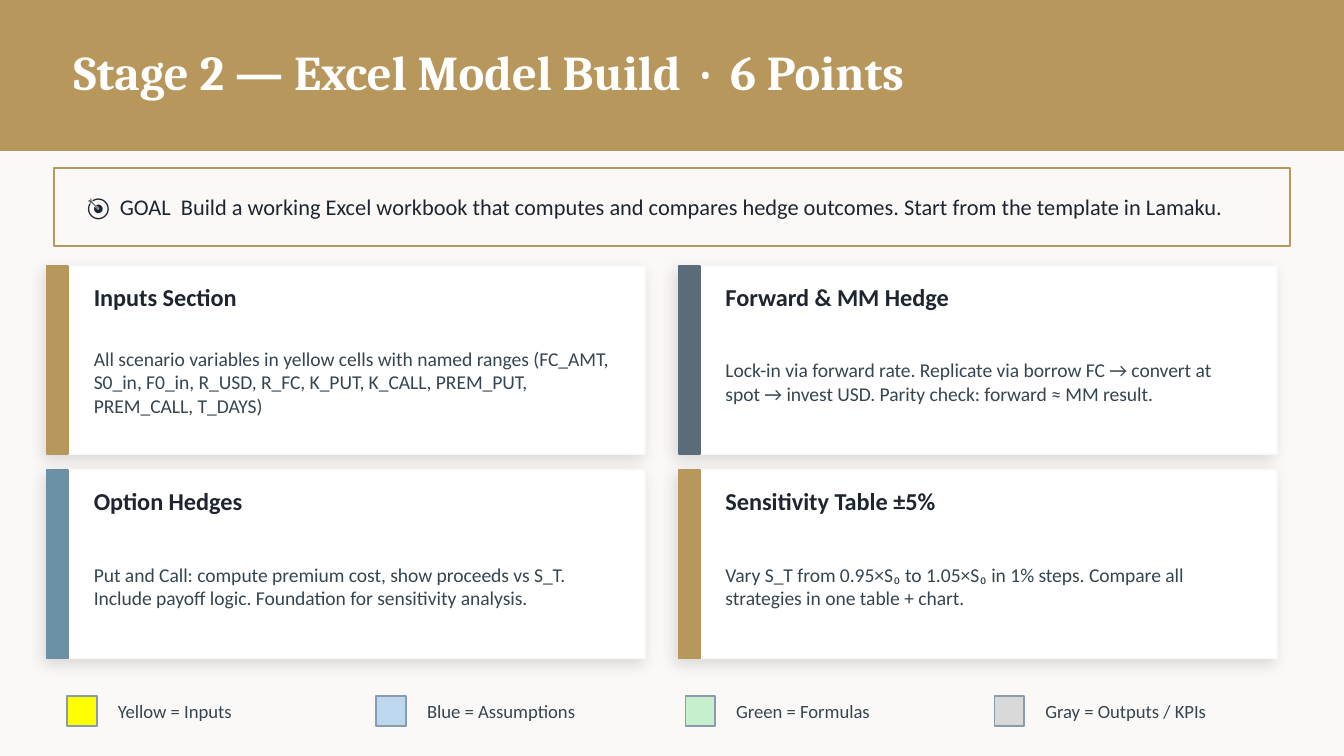
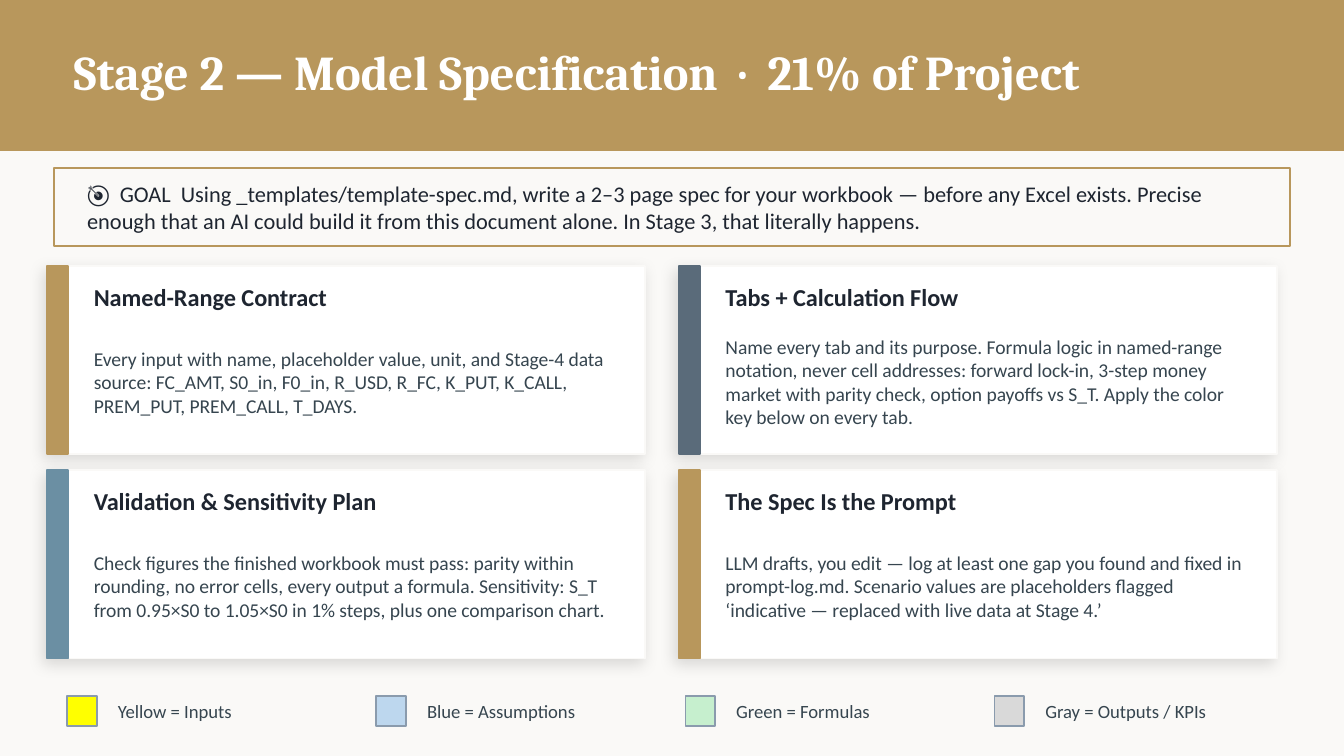
Before and after one commit to adamwstauffer/shidler, a slide deck: slide 6 of courses/International-Finance-And-Securities/projects/fx-hedging/FX-Hedging-Project.pptx (slide 5 before the commit). Drawn at 1344x756 pixels with LibreOffice and Linux fonts; fonts in the diff are those of the drawing. Boxes give left, top, right and bottom in pixels: in the first picture for what was removed or moved away, otherwise in the second. Text is boxed around its words. In the diff, an @@ line names an element or a change of style, - is before the commit and + after.

```diff
--- a/courses/International-Finance-And-Securities/projects/fx-hedging/FX-Hedging-Project.pptx
+++ b/courses/International-Finance-And-Securities/projects/fx-hedging/FX-Hedging-Project.pptx
@@ text at <box>74,55,1080,100</box>: text changed @@
-Stage 2 — Excel Model Build · 6 Points
+Stage 2 — Model Specification · 21% of Project
@@ text at <box>87,186,1202,233</box>: text changed @@
-🎯 GOAL Build a working Excel workbook that computes and compares hedge outcomes. Start from the template in Lamaku.
+🎯 GOAL Using _templates/template-spec.md, write a 2–3 page spec for your workbook — before any Excel exists. Precise enough that an AI could build it from this document alone. In Stage 3, that literally happens.
@@ text at <box>94,289,326,310</box>: text changed @@
-Inputs Section
+Named-Range Contract
@@ text at <box>725,289,958,306</box>: text changed @@
-Forward & MM Hedge
+Tabs + Calculation Flow
@@ text at <box>94,352,604,416</box>: text changed @@
-All scenario variables in yellow cells with named ranges (FC_AMT, S0_in, F0_in, R_USD, R_FC, K_PUT, K_CALL, PREM_PUT, PREM_CALL, T_DAYS)
+Every input with name, placeholder value, unit, and Stage-4 data source: FC_AMT, S0_in, F0_in, R_USD, R_FC, K_PUT, K_CALL, PREM_PUT, PREM_CALL, T_DAYS.
@@ text at <box>725,340,1224,427</box>: text changed @@
-Lock-in via forward rate. Replicate via borrow FC → convert at spot → invest USD. Parity check: forward ≈ MM result.
+Name every tab and its purpose. Formula logic in named-range notation, never cell addresses: forward lock-in, 3-step money market with parity check, option payoffs vs S_T. Apply the color key below on every tab.
@@ text at <box>94,493,377,514</box>: text changed @@
-Option Hedges
+Validation & Sensitivity Plan
@@ text at <box>725,493,956,514</box>: text changed @@
-Sensitivity Table ±5%
+The Spec Is the Prompt
@@ text at <box>94,556,605,620</box>: text changed @@
-Put and Call: compute premium cost, show proceeds vs S_T. Include payoff logic. Foundation for sensitivity analysis.
+Check figures the finished workbook must pass: parity within rounding, no error cells, every output a formula. Sensitivity: S_T from 0.95×S0 to 1.05×S0 in 1% steps, plus one comparison chart.
@@ text at <box>725,556,1242,621</box>: text changed @@
-Vary S_T from 0.95×S₀ to 1.05×S₀ in 1% steps. Compare all strategies in one table + chart.
+LLM drafts, you edit — log at least one gap you found and fixed in prompt-log.md. Scenario values are placeholders flagged ‘indicative — replaced with live data at Stage 4.’
```
Also in this commit, not shown: 14 other slides changed, 3 slides added, 1 slide removed.
